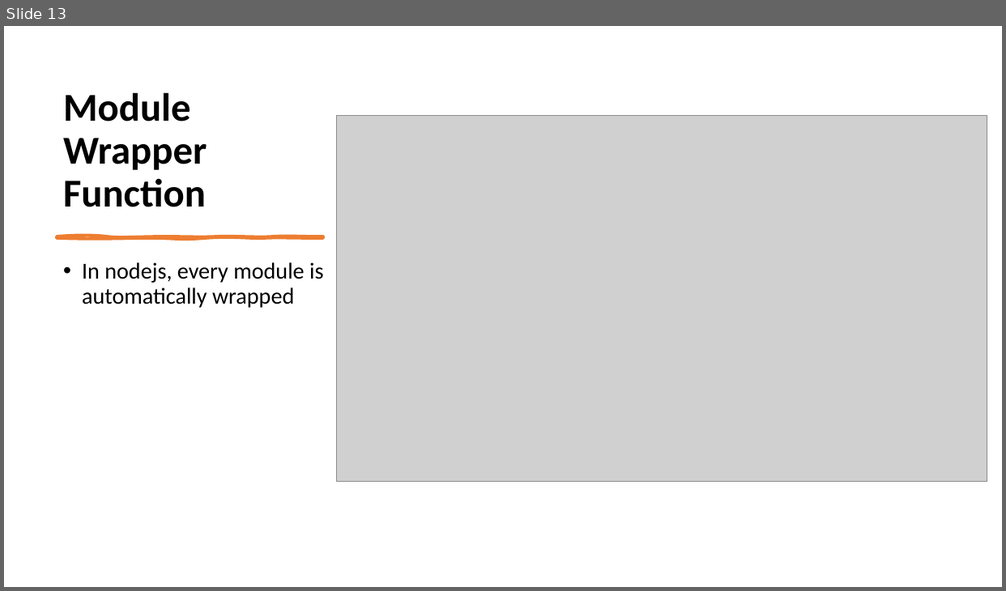
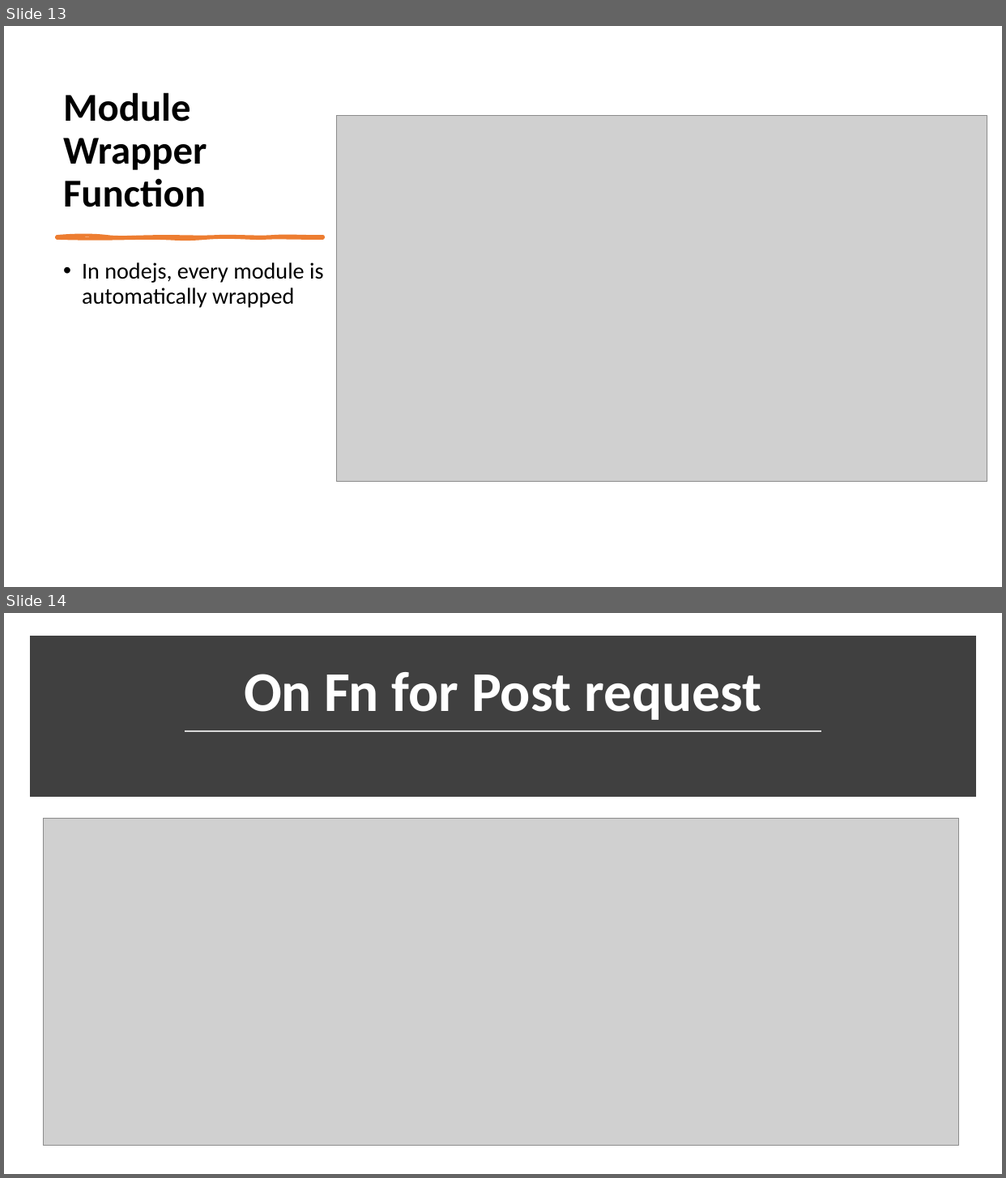
Before and after one commit to lokeshreddy55/NodeJS, a slide deck: NodeJS.pptx. Shown one above the other, each under a label of ours: slide 13 before the commit, slides 13 and 14 after it. The pictures are 1006x591 and 1006x1178 pixels, drawn with LibreOffice and Linux fonts; fonts in the diff are those of the drawing; grey boxes stand for pictures. Boxes give left, top, right and bottom in pixels: in the first picture for what was removed or moved away, otherwise in the second. Text is boxed around its words. In the diff, an @@ line names an element or a change of style, - is before the commit and + after.

```diff
--- a/NodeJS.pptx
+++ b/NodeJS.pptx
@@ slide 14 added at (4, 613, 1002, 1174), background #FFFFFF @@
@@ rectangle added at (35, 641, 971, 793), fill #404040, outline #404040 10 pt @@
@@ title added at (244, 672, 762, 720), 54 pt, text #FFFFFF, bold @@
+On Fn for Post request
@@ line added from (185, 731) to (821, 731), #D9D9D9 1.75 pt @@
@@ picture added at (43, 818, 958, 1145) @@
```
Also in this commit, not shown: 1 other slide added, 1 slide removed, 3 other files.
